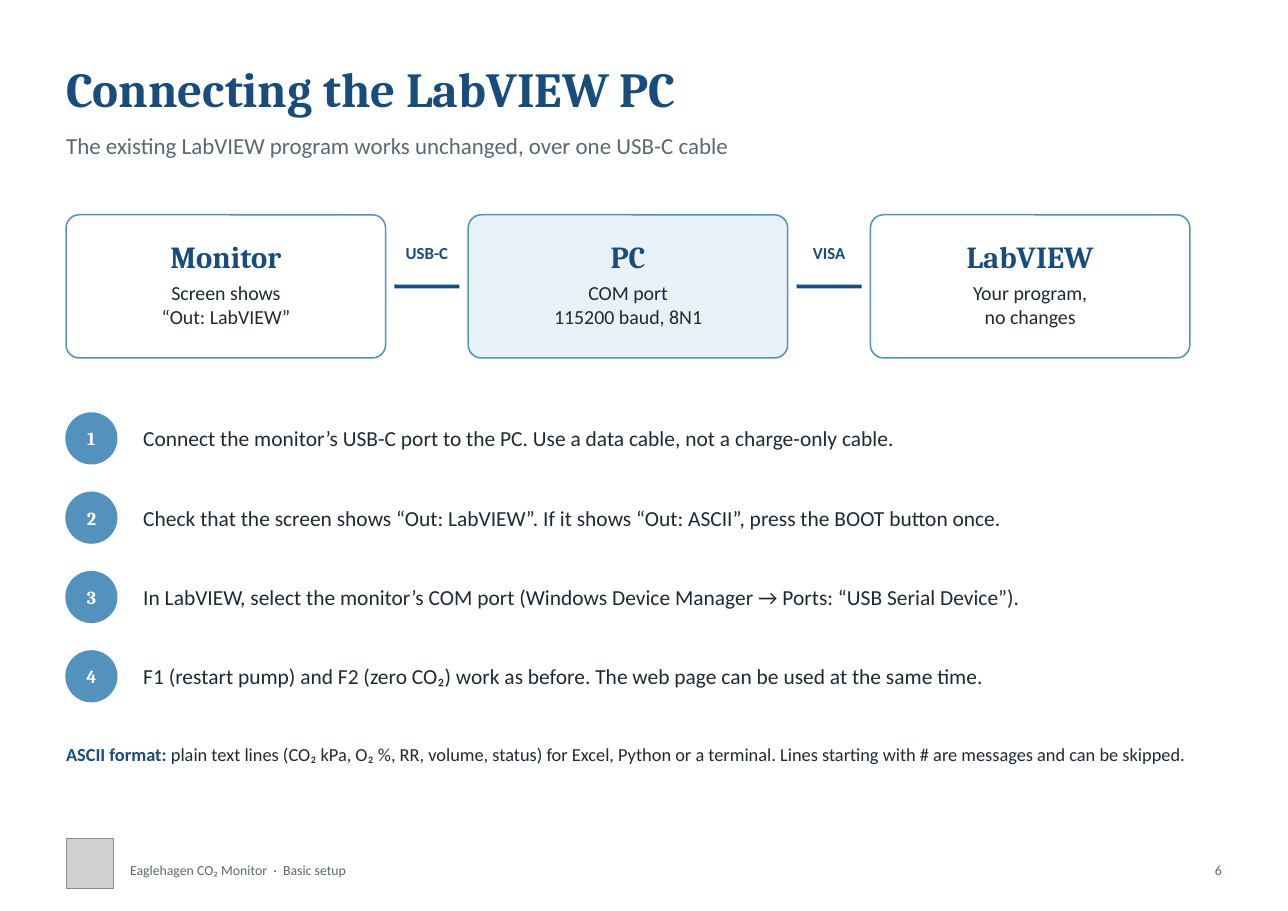
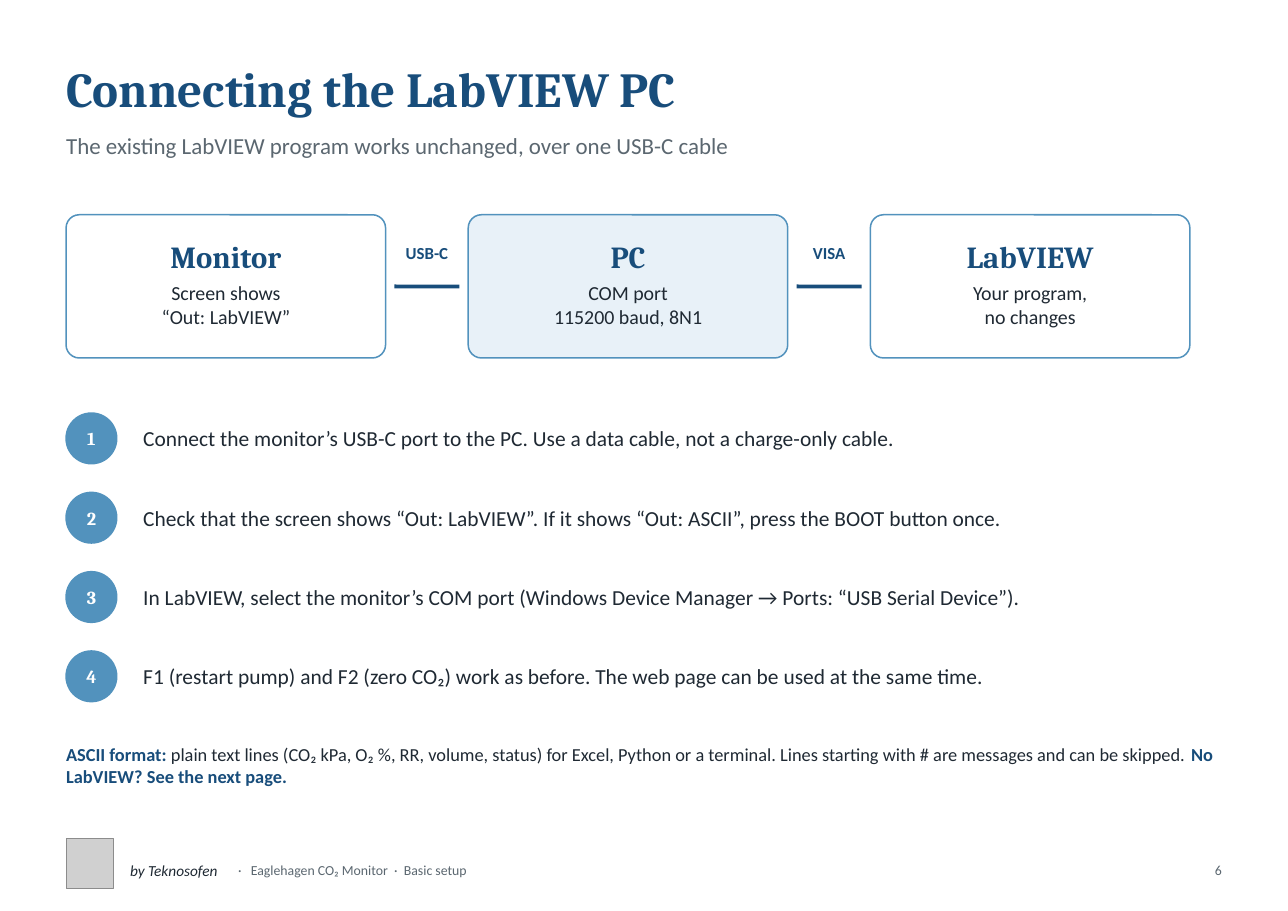
Before and after one commit to Teknosofen/EagleHagen, a slide deck: slide 6 of documentation/Eaglehagen_Basic_Setup.pptx. Drawn at 1288x911 pixels with LibreOffice and Linux fonts; fonts in the diff are those of the drawing; grey boxes stand for pictures. Boxes give left, top, right and bottom in pixels: in the first picture for what was removed or moved away, otherwise in the second. Text is boxed around its words. In the diff, an @@ line names an element or a change of style, - is before the commit and + after.

```diff
--- a/documentation/Eaglehagen_Basic_Setup.pptx
+++ b/documentation/Eaglehagen_Basic_Setup.pptx
@@ text at box(66, 747, 1213, 786): text changed @@
-ASCII format: plain text lines (CO₂ kPa, O₂ %, RR, volume, status) for Excel, Python or a terminal. Lines starting with # are messages and can be skipped.
+ASCII format: plain text lines (CO₂ kPa, O₂ %, RR, volume, status) for Excel, Python or a terminal. Lines starting with # are messages and can be skipped. No LabVIEW? See the next page.
@@ text added at box(130, 865, 217, 879), 10 pt, text #1F2933, italic @@
+by Teknosofen
@@ text at box(251, 865, 466, 878): text changed @@
-Eaglehagen CO₂ Monitor · Basic setup
+· Eaglehagen CO₂ Monitor · Basic setup
```
Also in this commit, not shown: 7 other slides changed, 1 slide added, 3 other files.
